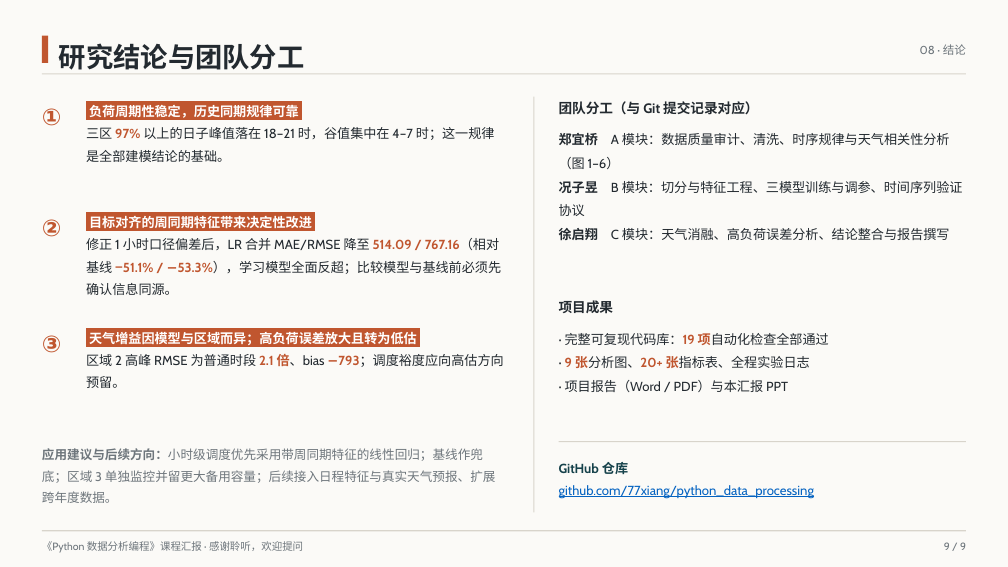
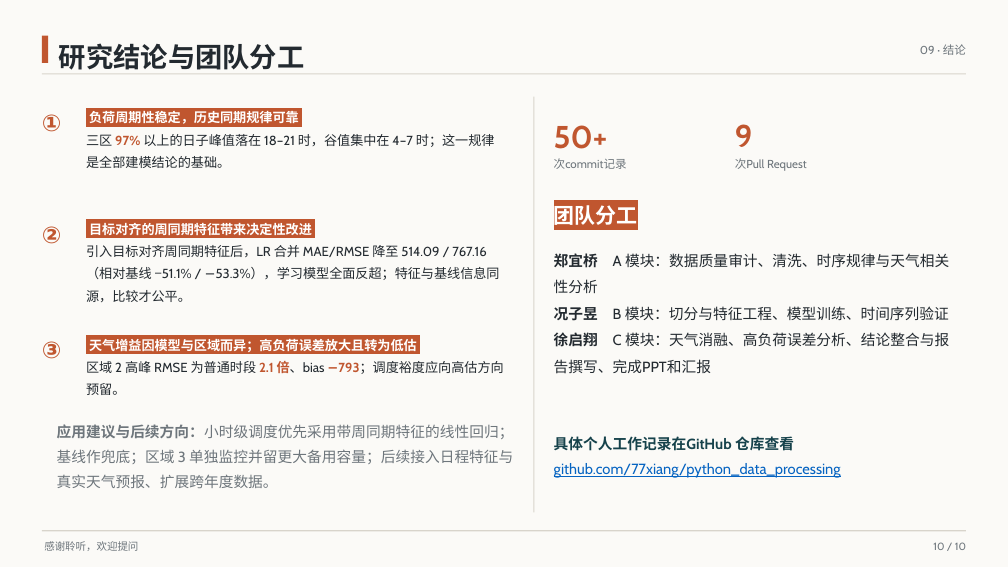
Before and after one commit to 77xiang/python_data_processing, a slide deck: slide 10 of deliverables/课程汇报PPT/课程汇报PPT.pptx (slide 9 before the commit). Drawn at 1008x567 pixels with LibreOffice and Linux fonts; fonts in the diff are those of the drawing. Boxes give left, top, right and bottom in pixels: in the first picture for what was removed or moved away, otherwise in the second. Text is boxed around its words. In the diff, an @@ line names an element or a change of style, - is before the commit and + after.

```diff
--- a/deliverables/课程汇报PPT/课程汇报PPT.pptx
+++ b/deliverables/课程汇报PPT/课程汇报PPT.pptx
@@ text at (920,44,966,55): text changed @@
-08 · 结论
+09 · 结论
@@ text added at (554,125,608,149), 30 pt, text #C0562F, bold @@
+50+
@@ text added at (735,124,753,147), 30 pt, text #C0562F, bold @@
+9
@@ text added at (554,158,627,169), 11 pt, text #6E767C @@
+次commit记录
@@ text added at (735,158,807,171), 11 pt, text #6E767C @@
+次Pull Request
@@ text at (554,205,638,225): text changed; size 13 to 20 pt; text colour #232A30 to #FFFFFF @@
-团队分工（与 Git 提交记录对应）
+团队分工
@@ 6 texts: place and size @@
-6 texts at (42,105,504,388)
+6 texts at (42,111,504,395)
@@ text at (86,245,500,302): text changed @@
-修正 1 小时口径偏差后，LR 合并 MAE/RMSE 降至 514.09 / 767.16（相对基线 −51.1% / −53.3%），学习模型全面反超；比较模型与基线前必须先确认信息同源。
+引入目标对齐周同期特征后，LR 合并 MAE/RMSE 降至 514.09 / 767.16（相对基线 −51.1% / −53.3%），学习模型全面反超；特征与基线信息同源，比较才公平。
@@ text at (554,253,949,374): text changed; size 12.5 to 14 pt @@
-郑宜桥 A 模块：数据质量审计、清洗、时序规律与天气相关性分析（图 1–6）
-况子昱 B 模块：切分与特征工程、三模型训练与调参、时间序列验证协议
-徐启翔 C 模块：天气消融、高负荷误差分析、结论整合与报告撰写
+郑宜桥 A 模块：数据质量审计、清洗、时序规律与天气相关性分析
+况子昱 B 模块：切分与特征工程、模型训练、时间序列验证
+徐启翔 C 模块：天气消融、高负荷误差分析、结论整合与报告撰写、完成PPT和汇报
@@ text removed at (559,300,613,313) @@
-项目成果
@@ text removed at (565,333,829,392) @@
-· 完整可复现代码库：19 项自动化检查全部通过
-· 9 张分析图、20+ 张指标表、全程实验日志
-· 项目报告（Word / PDF）与本汇报 PPT
@@ text "应用建议与后续方向：小时级调度优先采用带周同期特征的线性回归；基线作兜底；区域 3 单独监控并留更大备用容量；后续接入日 ...": place and size @@
-text "应用建议与后续方向：小时级调度优先采用带周同期特征的线性回归；基线作兜底；区域 3 单独监控并留更大备用容量；后续接入日 ..." at (42,448,496,503)
+text "应用建议与后续方向：小时级调度优先采用带周同期特征的线性回归；基线作兜底；区域 3 单独监控并留更大备用容量；后续接入日 ..." at (57,424,514,488)
@@ text "应用建议与后续方向：小时级调度优先采用带周同期特征的线性回归；基线作兜底；区域 3 单独监控并留更大备用容量；后续接入日 ..." at (57,424,514,488): size 12 to 14 pt @@
@@ text at (554,436,794,451): text changed; size 12.5 to 14 pt @@
-GitHub 仓库
+具体个人工作记录在GitHub 仓库查看
@@ text "具体个人工作记录在GitHub 仓库查看": place and size @@
-text "具体个人工作记录在GitHub 仓库查看" at (559,462,814,498)
+text "具体个人工作记录在GitHub 仓库查看" at (554,436,841,478)
@@ rectangle removed at (559,441,966,442) @@
@@ text at (554,463,841,478): size 12.5 to 14 pt in "github.com/77xiang/python_data_processing" @@
@@ text at (44,541,138,551): text changed @@
-《Python 数据分析编程》课程汇报 · 感谢聆听，欢迎提问
+感谢聆听，欢迎提问
@@ text at (933,542,966,550): text changed @@
-9 / 9
+10 / 10
```
Also in this commit, not shown: 8 other slides changed, 1 slide added, 8 other files.
